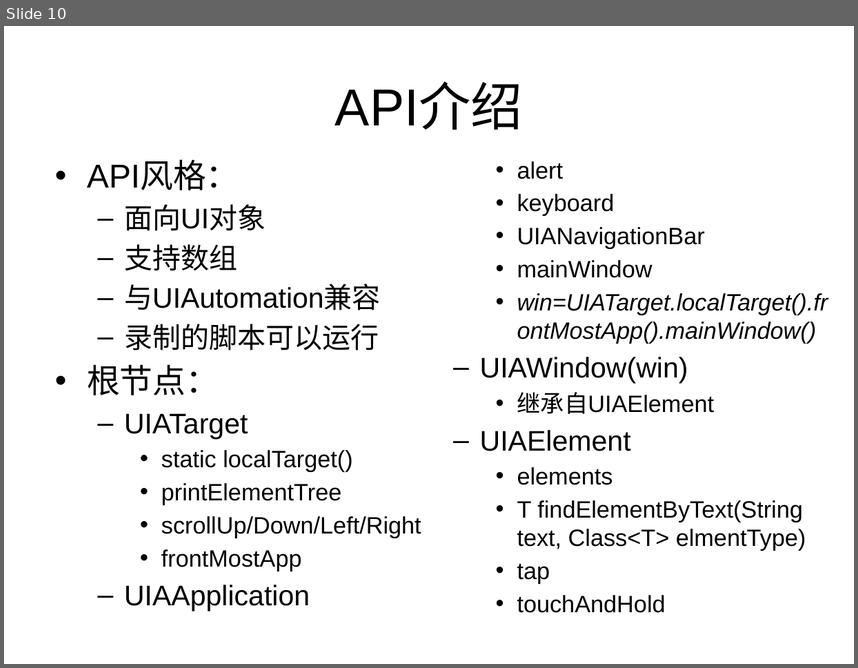
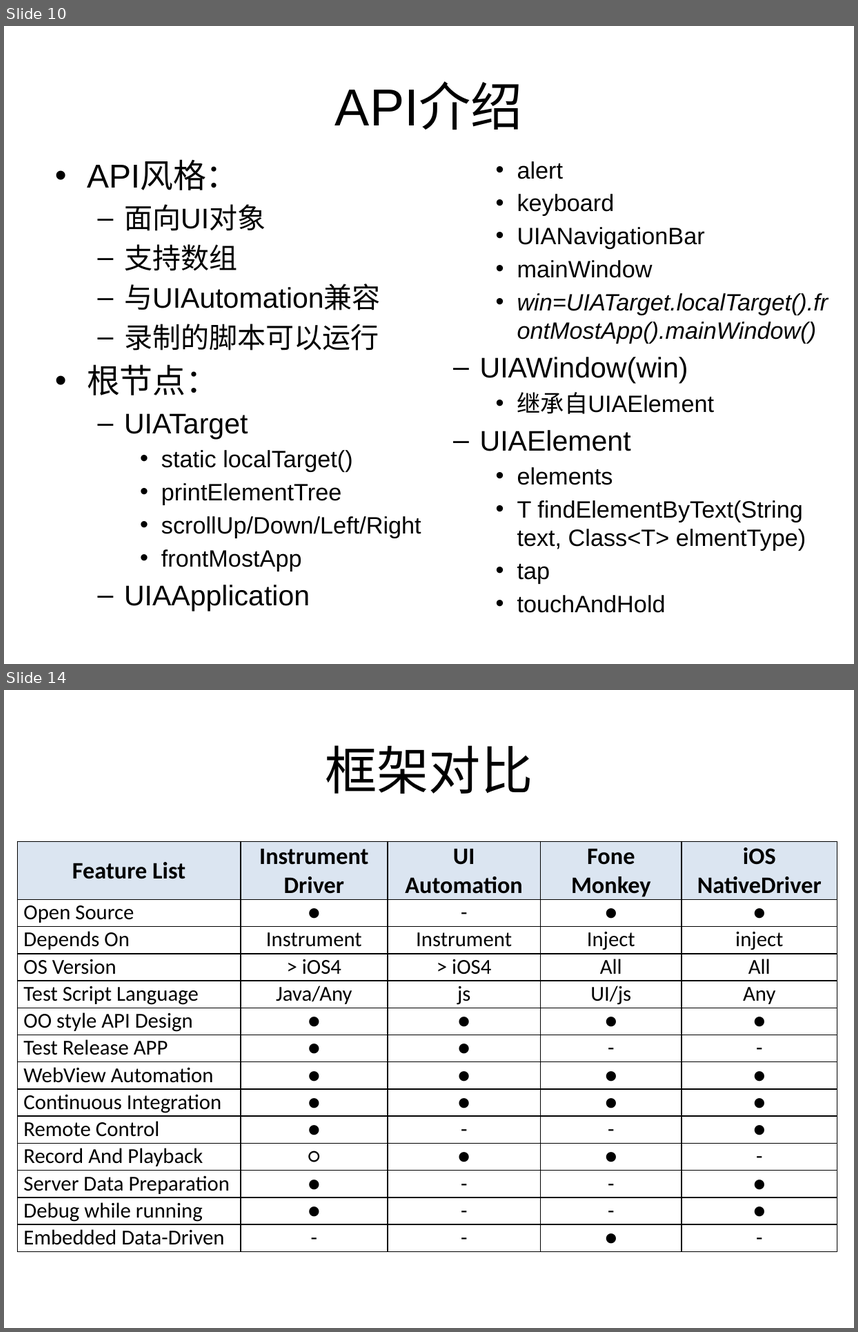
Before and after one commit to qxs820624/athrun, a slide deck: iOS/InstrumentDriver/Athrun Instrument Driver.pptx. Shown one above the other, each under a label of ours: slide 10 before the commit, slides 10 and 14 after it; the slides between them are not shown. The pictures are 858x668 and 858x1332 pixels, drawn with LibreOffice and Linux fonts; fonts in the diff are those of the drawing; background and template pictures are left out. Boxes give left, top, right and bottom in pixels: in the first picture for what was removed or moved away, otherwise in the second. Text is boxed around its words. In the diff, an @@ line names an element or a change of style, - is before the commit and + after.

```diff
--- a/iOS/InstrumentDriver/Athrun Instrument Driver.pptx
+++ b/iOS/InstrumentDriver/Athrun Instrument Driver.pptx
@@ slide 14 added at (4, 690, 854, 1328), background picture (left out) @@
@@ title added at (325, 745, 533, 793), 44 pt, text #000000 @@
+框架对比
@@ table added at (18, 841, 838, 1250), 14 rows, 5 columns @@
+Feature List | Instrument / Driver | UI / Automation | Fone / Monkey | iOS / NativeDriver
+Open Source | ● | - | ● | ●
+Depends On | Instrument | Instrument | Inject | inject
+OS Version | > iOS4 | > iOS4 | All | All
+Test Script Language | Java/Any | js | UI/js | Any
+OO style API Design | ● | ● | ● | ●
+Test Release APP | ● | ● | - | -
+WebView Automation | ● | ● | ● | ●
+Continuous Integration | ● | ● | ● | ●
+Remote Control | ● | - | - | ●
+Record And Playback | ○ | ● | ● | -
+Server Data Preparation | ● | - | - | ●
+Debug while running | ● | - | - | ●
+Embedded Data-Driven | - | - | ● | -
```
Also in this commit, not shown: 3 slides changed, 1 other slide added.
